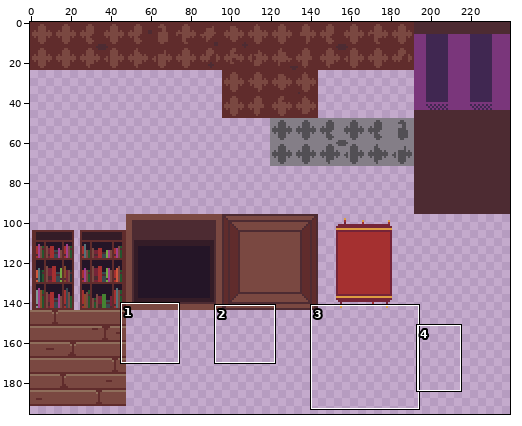
File history of a sprite sheet, assets/tiles/tilesheet48x48.png. The first picture is a wide view before the edit; the outline marks the close-up.
Close-up. Earlier state:
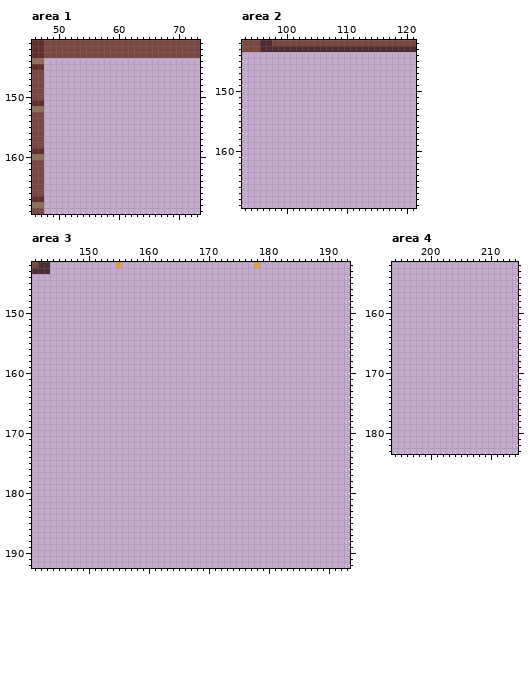
The file is 240x240 pixels. Shown: area 1: x 46..73, y 141..169; area 2: x 93..121, y 142..169; area 3: x 141..193, y 142..192; area 4: x 194..214, y 152..183. The wide view leaves out empty margins. The commit also changed other parts of the picture, which this record leaves out.
Now the later version:
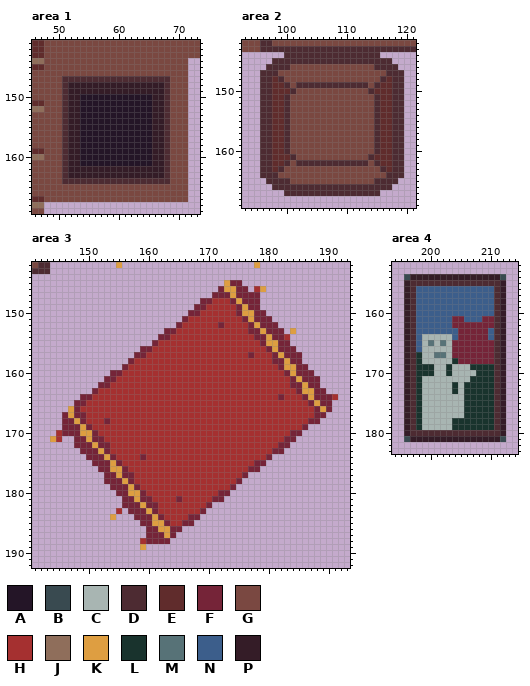
Palette (. is transparent): A #241527  B #394a50  C #a8b5b2  D #4d2b32  E #602c2c  F #752438  G #7a4841  H #a53030  J #8f6e5b  K #de9e41  L #19332d  M #577277  N #3c5e8b  P #341c27
The edit:
Changed rows in their new state; - is an unchanged pixel.
Area 1:
first column x 48:
144 GGGGGGGGGGGGGGGGGGGGGGGG
145 GGGGGGGGGGGGGGGGGGGGGGGG
146 GGGGGGGGGGGGGGGGGGGGGGGG
147 GGGDDDDDDDDDDDDDDDDDDGGG
148 GGGDPPPPPPPPPPPPPPPPDGGG
149 GGGDPPPPPPPPPPPPPPPPDGGG
150 GGGDPPAAAAAAAAAAAAPPDGGG
151 GGGDPPAAAAAAAAAAAAPPDGGG
152 GGGDPPAAAAAAAAAAAAPPDGGG
153 GGGDPPAAAAAAAAAAAAPPDGGG
154 GGGDPPAAAAAAAAAAAAPPDGGG
155 GGGDPPAAAAAAAAAAAAPPDGGG
156 GGGDPPAAAAAAAAAAAAPPDGGG
157 GGGDPPAAAAAAAAAAAAPPDGGG
158 GGGDPPAAAAAAAAAAAAPPDGGG
159 GGGDPPAAAAAAAAAAAAPPDGGG
160 GGGDPPAAAAAAAAAAAAPPDGGG
161 GGGDPPAAAAAAAAAAAAPPDGGG
162 GGGDPPPPPPPPPPPPPPPPDGGG
163 GGGDPPPPPPPPPPPPPPPPDGGG
164 GGGDDDDDDDDDDDDDDDDDDGGG
165 GGGGGGGGGGGGGGGGGGGGGGGG
166 GGGGGGGGGGGGGGGGGGGGGGGG
167 GGGGGGGGGGGGGGGGGGGGGGGG
Area 2:
first column x 96:
144 ----DDDDDDDDDDDDDDDD----
145 --DDDDDDDDDDDDDDDDDDDD--
146 -DDDDGGGGGGGGGGGGGGDDDD-
147 DDDGGGGGGGGGGGGGGGGGGDDD
148 DDEDGGGGGGGGGGGGGGGGDEDD
149 DDEEDGDDDDDDDDDDDDGDEEDD
150 DDEEEDGGGGGGGGGGGGDEEEDD
151 DDEEDGGGGGGGGGGGGGGDEEDD
152 DDEEDGGGGGGGGGGGGGGDEEDD
153 DDEEDGGGGGGGGGGGGGGDEEDD
154 DDEEDGGGGGGGGGGGGGGDEEDD
155 DDEEDGGGGGGGGGGGGGGDEEDD
156 DDEEDGGGGGGGGGGGGGGDEEDD
157 DDEEDGGGGGGGGGGGGGGDEEDD
158 DDEEDGGGGGGGGGGGGGGDEEDD
159 DDEEDGGGGGGGGGGGGGGDEEDD
160 DDEEDGGGGGGGGGGGGGGDEEDD
161 DDEEEDGGGGGGGGGGGGDEEEDD
162 DDEEDGDDDDDDDDDDDDGDEEDD
163 DDEDGGGGGGGGGGGGGGGGDEDD
164 DDDGGGGGGGGGGGGGGGGGGDDD
165 -DDDDGGGGGGGGGGGGGGDDDD-
166 --DDDDDDDDDDDDDDDDDDDD--
167 ----DDDDDDDDDDDDDDDD----
Area 3:
first column x 144:
145 -----------------------------KFF----------------
146 ----------------------------FKKFF-HK------------
147 ---------------------------FFFKFFFF-------------
148 -------------------------FFHHHFKFFF-------------
149 ------------------------FFHHHHHFKFF-------------
150 -----------------------FFHHHHHHFKKFF------------
151 ----------------------FHHHHHHHHHFKFFF-----------
152 ---------------------FHHHHHHFHHHHFKFFF----------
153 -------------------FFHHHHHHHHHHHHFFKFFF-K-------
154 ------------------FFHHHHHHHHHHHHHHFFKFFH--------
155 -----------------FHHHHHHHHHHHHHHHHHFKKFF--------
156 ---------------FFHHHHHHHHHHHHHHHHHHHFKFFF-------
157 --------------FFHHHHHHHHHHHHHHHHHFHHHFKFFF------
158 -------------FHHHHHHHHHHHHHHHHHHHHHHHFFKFF------
159 ------------FHHHHHHHHHHHHHHHHHHHHHHHHHFKKFF-----
160 ----------FFHHHHHHHHHHHHHHHHHHHHHHHHHHHFKFFF----
161 ---------FFHHHHHHHHHHHHHHHHHHHHHHHHHHHHHFKFFF---
162 --------FFHHHHHHHHHHHHHHHHHHHHHHHHHHHHHHFFKFF---
163 -------FHHHHHHHHHHHHHHHHHHHHHHHHHHHHHHHHHFKKFF--
164 -----FFHHHHHHHHHHHHHHHHHHHHHHHHHHHHHHHFHHHFKFFFH
165 ----FFHHHHHHHHHHHHHHHHHHHHHHHHHHHHHHHHHHHHHFKFF-
166 ---KFHHHHHHHHHHHHHHHHHHHHHHHHHHHHHHHHHHHHHHHFKF-
167 --FKFFHHHHHHHHHHHHHHHHHHHHHHHHHHHHHHHHHHHHHHFF--
168 --FFKFHHHFHHHHHHHHHHHHHHHHHHHHHHHHHHHHHHHHHFF---
169 --FFFKFHHHHHHHHHHHHHHHHHHHHHHHHHHHHHHHHHHHF-----
170 -HFFFKKFHHHHHHHHHHHHHHHHHHHHHHHHHHHHHHHHFF------
171 KH--FFKFFHHHHHHHHHHHHHHHHHHHHHHHHHHHHHHFF-------
172 ----FFFKFFHHHHHHHHHHHHHHHHHHHHHHHHHHHHFF--------
173 -----FFFKFHHHHHHHHHHHHHHHHHHHHHHHHHHHFF---------
174 ------FFFKFHHHHFHHHHHHHHHHHHHHHHHHHHF-----------
175 -------FFFKFHHHHHHHHHHHHHHHHHHHHHHFF------------
176 --------FFKKFHHHHHHHHHHHHHHHHHHHHFF-------------
177 ---------FFKFFHHHHHHHHHHHHHHHHHHF---------------
178 ---------FFFKFHHHHHHHHHHHHHHHHHF----------------
179 ----------FFFKFHHHHHHHHHHHHHHHF-----------------
180 -----------FFKKFHHHHHHHHHHHHFF------------------
181 ------------FFKFFHHHHFHHHHHFF-------------------
182 ------------FFFKFFHHHHHHHHF---------------------
183 -----------H-FFFKFHHHHHHHF----------------------
184 ----------K---FFFKFHHHHFF-----------------------
185 ---------------FFKKFHHFF------------------------
186 ----------------FFKKFF--------------------------
187 ----------------FFFKF---------------------------
188 ---------------HFFFF----------------------------
189 ---------------K--------------------------------
Area 4:
first column x 196:
154 BPPPPPPPPPPPPPPPB
155 PDDDDDDDDDDDDDDDP
156 PDNNNNNNNNNNNNNDP
157 PDNNNNNNNNNNNNNDP
158 PDNNNNNNNNNNNNNDP
159 PDNNNNNNNNNNNNNDP
160 PDNNNNNNNNNNNNNDP
161 PDNNNNNNFFNNNFFDP
162 PDNNNNNNFFFFFFFDP
163 PDNNNNNNNFFFFFNDP
164 PDNCCCCCNFFFFFNDP
165 PDNCMCMCFFFFFFFDP
166 PDNCCCCCFFFFFFFDP
167 PDLCCMMCFFFFFFFDP
168 PDLCCCCCLFFFFFFDP
169 PDLLLCCLCCCLLLLDP
170 PDLLLCCLCCCCLLLDP
171 PDLCCCCCCCCLLLLDP
172 PDLCCCCCLCLLLLLDP
173 PDLCCCCCLCLLLLLDP
174 PDLCCCCCCCLLLLLDP
175 PDLCCCCCCCLLLLLDP
176 PDLCCCCCCCLLLLLDP
177 PDLCCCCCCCLLLLLDP
178 PDLCCCCCLLLLLLLDP
179 PDLCCCCCLLLLLLLDP
180 PDDDDDDDDDDDDDDDP
181 BPPPPPPPPPPPPPPPB
Pixel boxes of the changes (left, top, right, bottom) in both close-ups:
added: (44, 58, 188, 202)
added: (260, 52, 404, 196)
added: (50, 280, 338, 550)
added: (404, 274, 506, 442)
